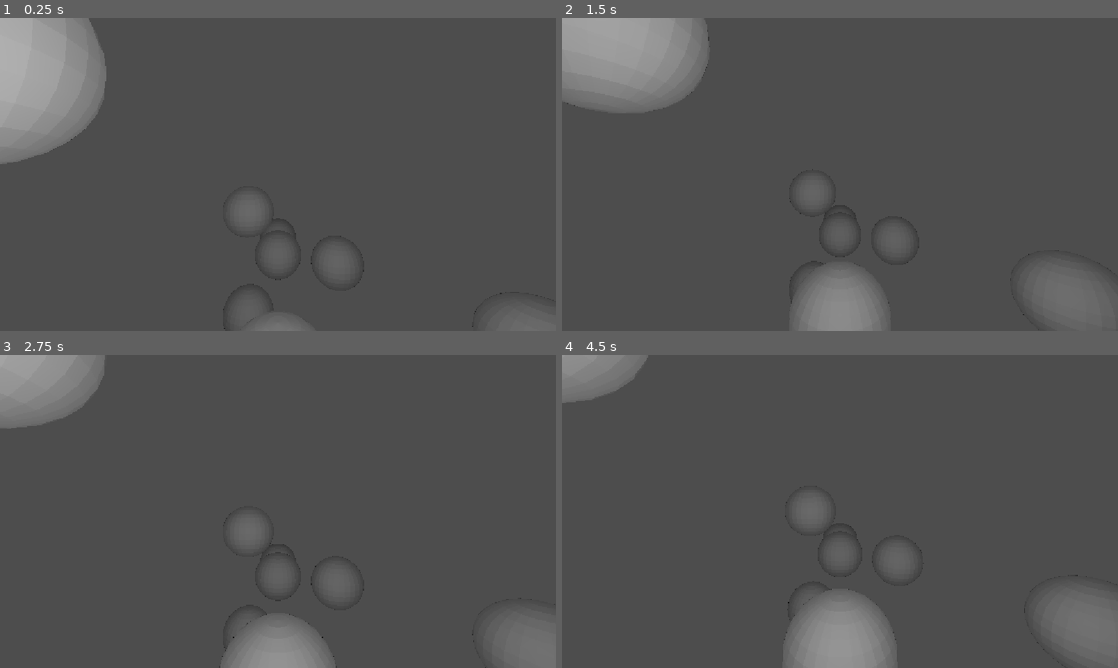
Above: before the commit, frames 1-4 (two rows, left to right).
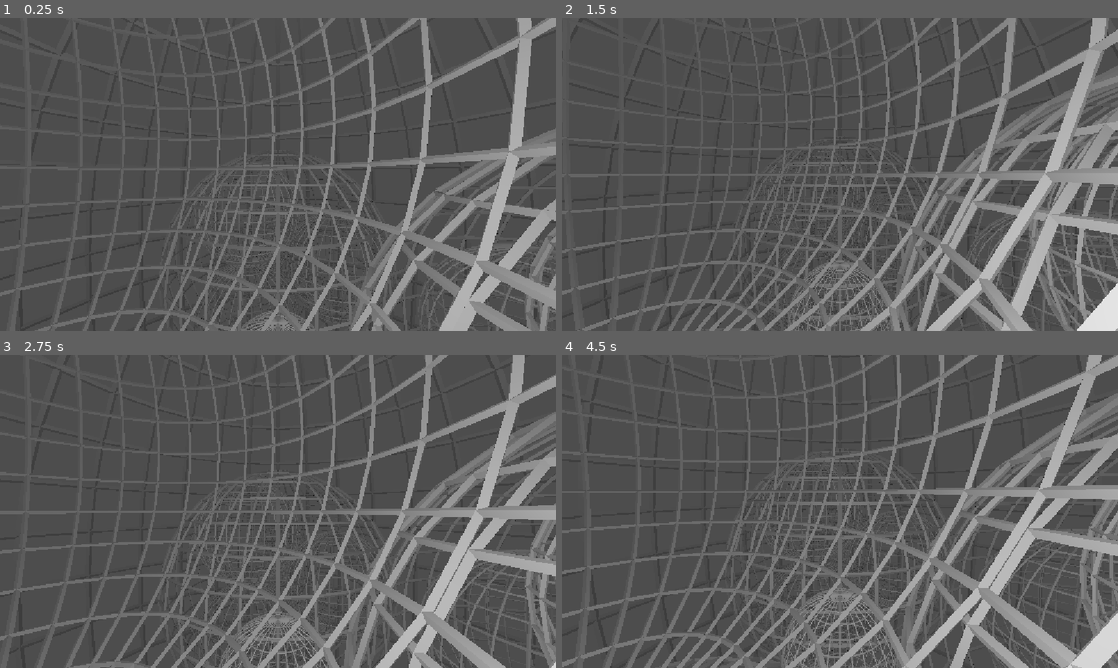
Above: after the commit, the same moments.

Repository: samuelvazan/the-machine-videogame
Game: Godot game, scene res://main.tscn
The game is run twice, just before and just after one commit, with the same random seed, the same clock (stepped at 60 frames per second) and the same inputs.
Inputs:
- Up to frame 1 (0.25 s): no input
- Up to frame 2 (1.5 s): tap Enter at 0.5 s; tap S (camBackward) at 0.6 s; tap Space at 1.25 s; tap E (camDown) at 1.35 s
- Up to frame 3 (2.75 s): tap Enter at 2 s; tap W (camForward) at 2.1 s
- Up to frame 4 (4.5 s): tap Space at 2.75, 4.25 s; tap A (camLeft) at 2.85 s; tap Enter at 3.5 s; tap Down (camRdown) at 3.6 s; tap D (camRight) at 4.35 s

The runs differ from the first frame. In frame 1, 29% of the frame differs, in the area x 0-100%, y 0-100%; in frame 2, 33%; in frame 3, 29%; in frame 4, 30%.

Commit message:
wireframe spheres

Diff:
--- a/island.tscn
+++ b/island.tscn
@@ -1,7 +1,7 @@
 [gd_scene format=3 uid="uid://cw2v1ady7pwif"]
 
-[ext_resource type="PackedScene" uid="uid://dpg5780vjo57q" path="res://assets/boundingsphere.glb" id="1_0iamf"]
+[ext_resource type="PackedScene" uid="uid://dhrhhqq7ycatr" path="res://assets/sphere.glb" id="1_0iamf"]
 
 [node name="Island" type="Node3D" unique_id=1855105647]
 
-[node name="boundingsphere" parent="." unique_id=1465550793 instance=ExtResource("1_0iamf")]
+[node name="sphere" parent="." unique_id=1937516508 instance=ExtResource("1_0iamf")]
--- a/island_manager.gd
+++ b/island_manager.gd
@@ -101,7 +101,7 @@
 	var nodeXYZ := Vector3.ZERO
 	var nodeRotation := Basis.IDENTITY
 	if _render_distance(start_node, nodeXYZ, viewer) < MaxDist:
-		loaded_chunks.append(_loaded_chunk(start_node.Name, nodeXYZ, nodeRotation, start_node.DataIndex))
+		loaded_chunks.append(_loaded_chunk(start_node.Name, nodeXYZ, nodeRotation, start_node.DataIndex, start_node.Radius))
 	var queue: Array[Dictionary] = [{
 		"node": start_node,
 		"position": nodeXYZ,
@@ -121,7 +121,7 @@
 				var child_position := node_position + node_rotation * local_position
 				var child_rotation := node_rotation * child.RotMatrix
 				if _render_distance(child, child_position, viewer) < MaxDist:
-					loaded_chunks.append(_loaded_chunk(child.Name, child_position, child_rotation, child.DataIndex))
+					loaded_chunks.append(_loaded_chunk(child.Name, child_position, child_rotation, child.DataIndex, child.Radius))
 				if _ball_distance(child_position, child.Radius, viewer) < MaxDist:
 					queue.append({
 						"node": child,
@@ -166,17 +166,19 @@
 			loaded_islands[chunk_name] = new_island
 		var island: Node3D = loaded_islands[chunk_name]
 		island.global_transform = Transform3D(chunk["rotation"], chunk["position"])
+		island.scale = Vector3.ONE * chunk["Radius"]
 	for chunk_name in loaded_islands.keys():
 		if not requested_islands.has(chunk_name):
 			var island_to_remove: Node3D = loaded_islands[chunk_name]
 			island_to_remove.queue_free()
 			loaded_islands.erase(chunk_name)
-func _loaded_chunk(Name: String, position: Vector3, rotation: Basis, data_index: int) -> Dictionary: #compact chunk data into a dict, making it suitable for adding to loaded_chunks[] list
+func _loaded_chunk(Name: String, position: Vector3, rotation: Basis, data_index: int, radius: float) -> Dictionary: #compact chunk data into a dict, making it suitable for adding to loaded_chunks[] list
 	return {
 		"Name": Name,
 		"position": position,
 		"rotation": rotation,
 		"DataIndex": data_index,
+		"Radius": radius,
 	}
 
 
@@ -186,7 +188,7 @@
 	add_tetrahedron_preset(root.Name)
 	add_tetrahedron_preset(root.children[0].Name)
 	add_tetrahedron_preset(root.children[1].Name)
-func _process(_delta: float) -> void:
+func _process(_delta) -> void:
 	BFS(
 		"root",
 		$"../EnvironmentManager/Camera3D".global_position,
Binary file removed: assets/boundingsphere.glb
Binary file added: assets/sphere.glb
Not shown, changed: assets/sphere.glb.import
